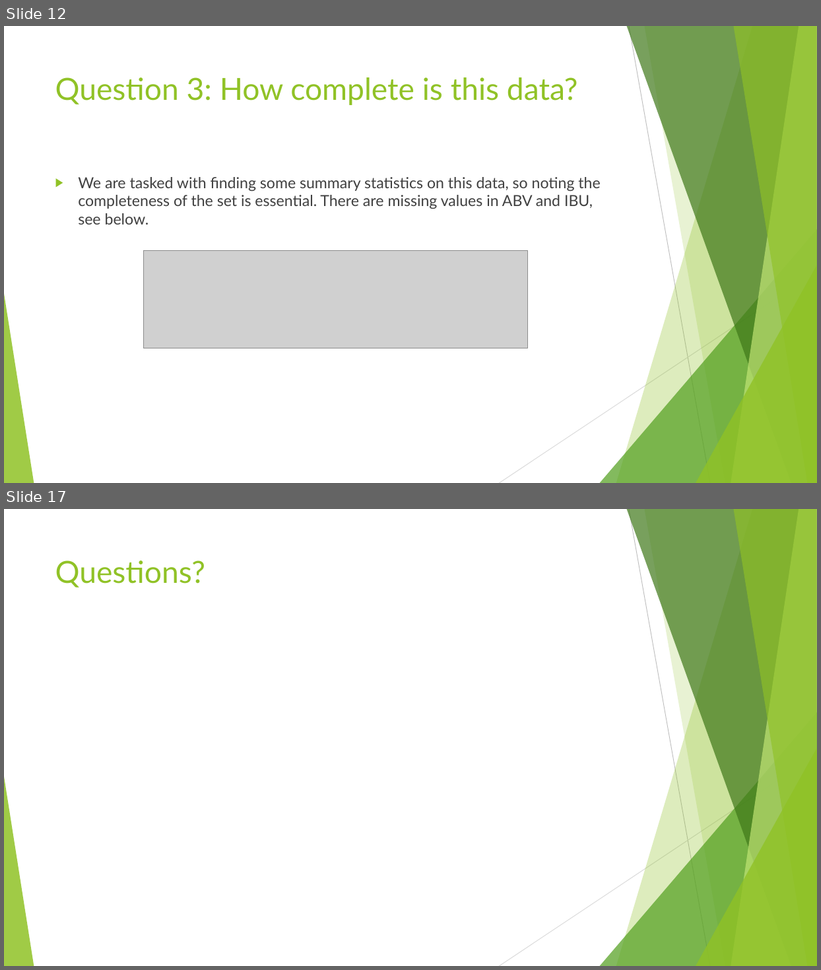
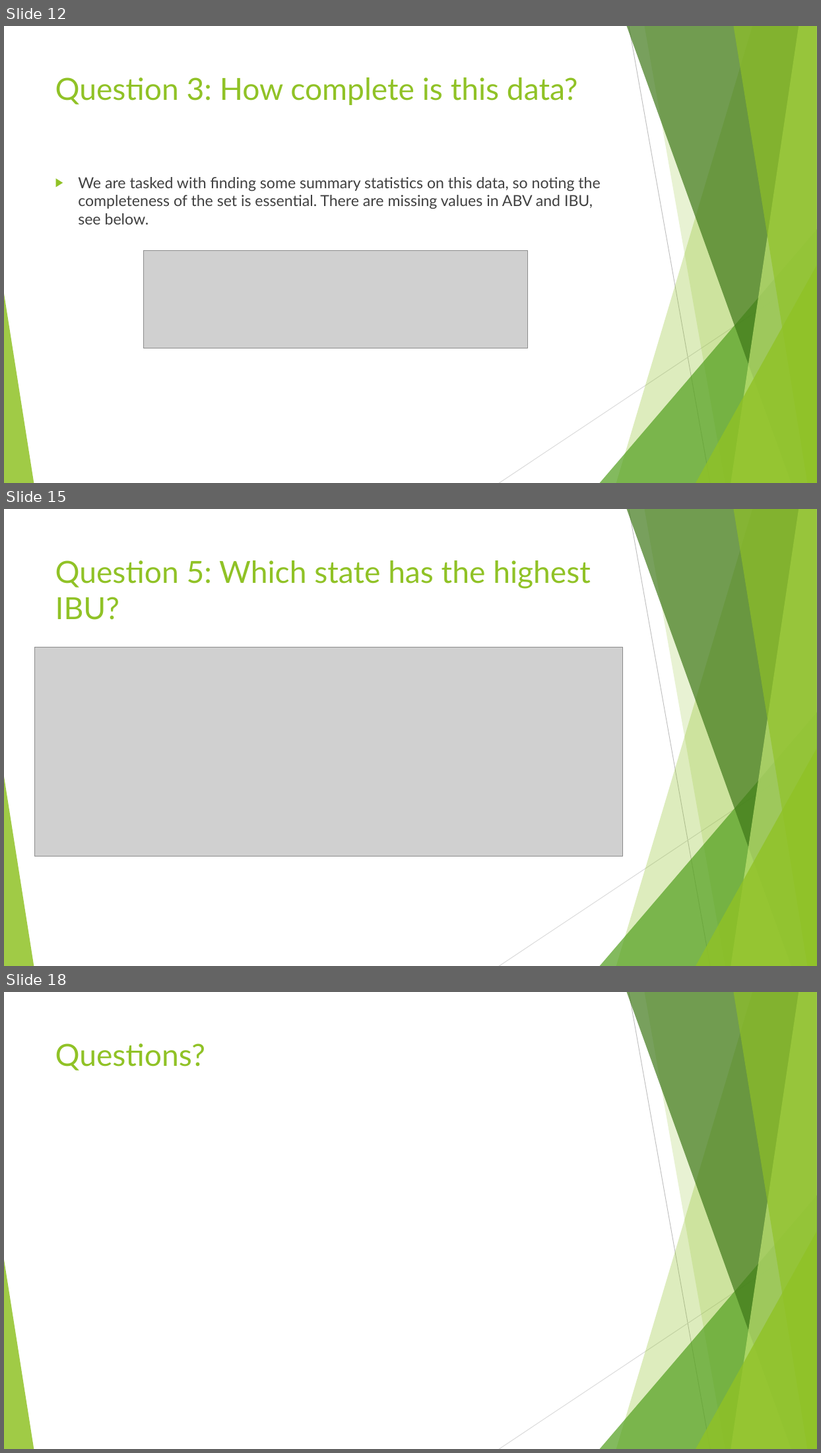
Before and after one commit to vazquezs123/DATA_SCIENCE_CS01, a slide deck: Breweries and Beer Study.pptx. Shown one above the other, each under a label of ours: slides 12 and 17 before the commit, slides 12, 15 and 18 after it; the slides between them are not shown. The pictures are 821x970 and 821x1453 pixels, drawn with LibreOffice and Linux fonts; fonts in the diff are those of the drawing; grey boxes stand for pictures. Boxes give left, top, right and bottom in pixels: in the first picture for what was removed or moved away, otherwise in the second. Text is boxed around its words. In the diff, an @@ line names an element or a change of style, - is before the commit and + after.

```diff
--- a/Breweries and Beer Study.pptx
+++ b/Breweries and Beer Study.pptx
@@ slide 15 added at [4,509,817,966], background #FFFFFF; not listed: 10 template elements that a slide beside it also shows @@
@@ title added at [55,560,591,620], 36 pt, text #90C226 @@
+Question 5: Which state has the highest IBU?
@@ picture added at [35,647,623,857] @@
@@ what was slide 17 is now slide 18 @@
```
Also in this commit, not shown: 4 slides changed, 3 other files.
